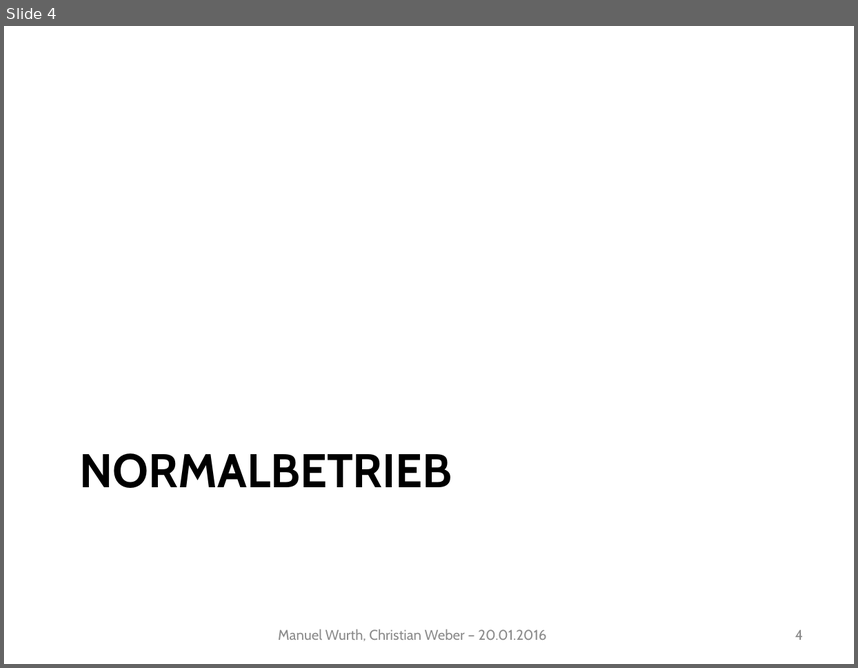
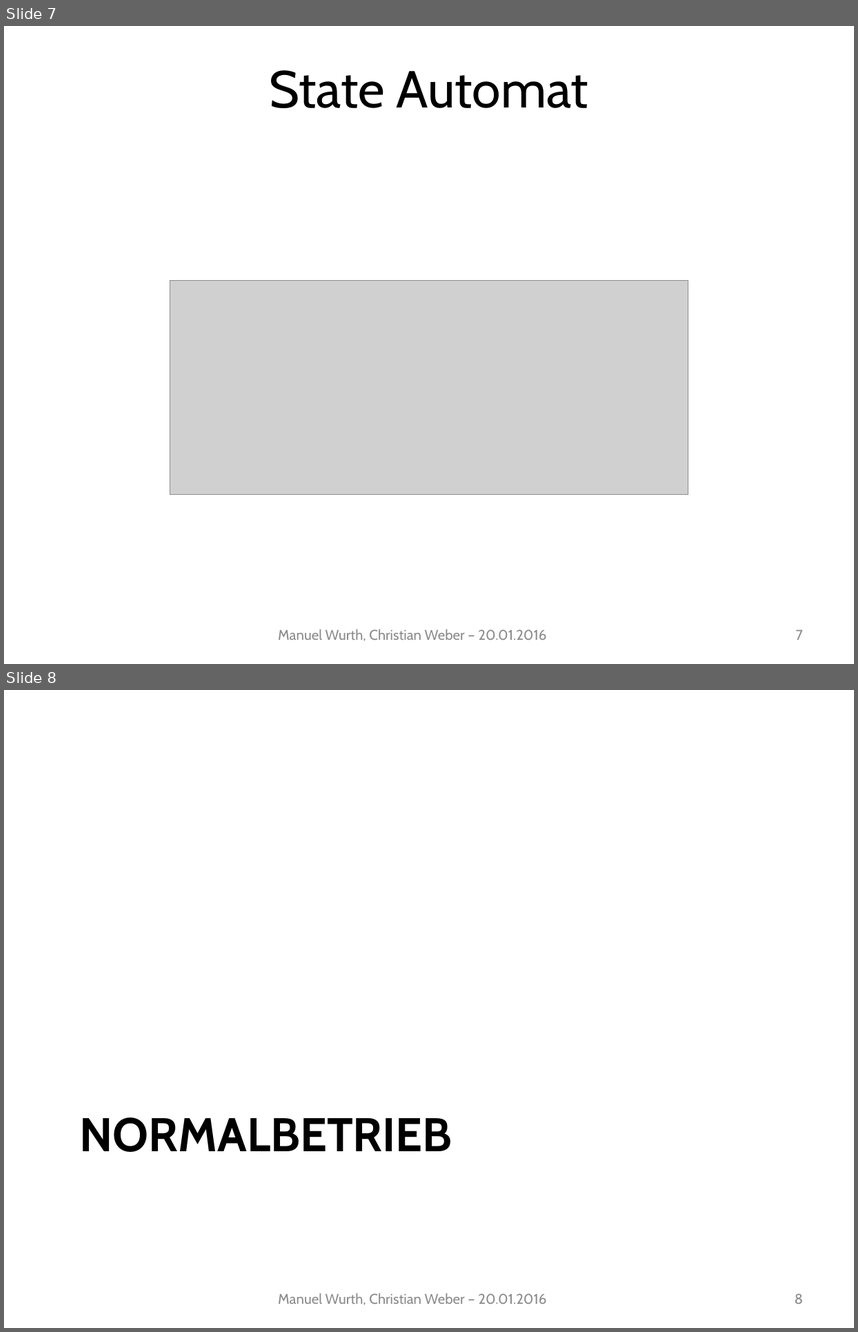
Before and after one commit to Mudvayne/FischertechnikSimulator, a slide deck: Documentation/Präsentation/Präsentation.pptx. Shown one above the other, each under a label of ours: slide 4 before the commit, slides 7 and 8 after it. The pictures are 858x668 and 858x1332 pixels, drawn with LibreOffice and Linux fonts; fonts in the diff are those of the drawing; grey boxes stand for pictures; background and template pictures are left out. Boxes give left, top, right and bottom in pixels: in the first picture for what was removed or moved away, otherwise in the second. Text is boxed around its words. In the diff, an @@ line names an element or a change of style, - is before the commit and + after.

```diff
--- a/Documentation/Präsentation/Präsentation.pptx
+++ b/Documentation/Präsentation/Präsentation.pptx
@@ slide 7 added at [4,26,854,664], background #FFFFFF @@
@@ title added at [270,70,588,108], 44 pt, text #000000 @@
+State Automat
@@ picture added at [170,280,688,495] @@
@@ text added at [278,628,546,641], 12 pt, text #8C8C8C @@
+Manuel Wurth, Christian Weber – 20.01.2016
@@ page number added at [796,629,803,639], 12 pt, text #8C8C8C @@
+7
@@ what was slide 4 is now slide 8 @@
@@ page number at [795,1293,803,1303]: text changed @@
-4
+8
```
Also in this commit, not shown: 2 slides changed, 8 other slides added.
